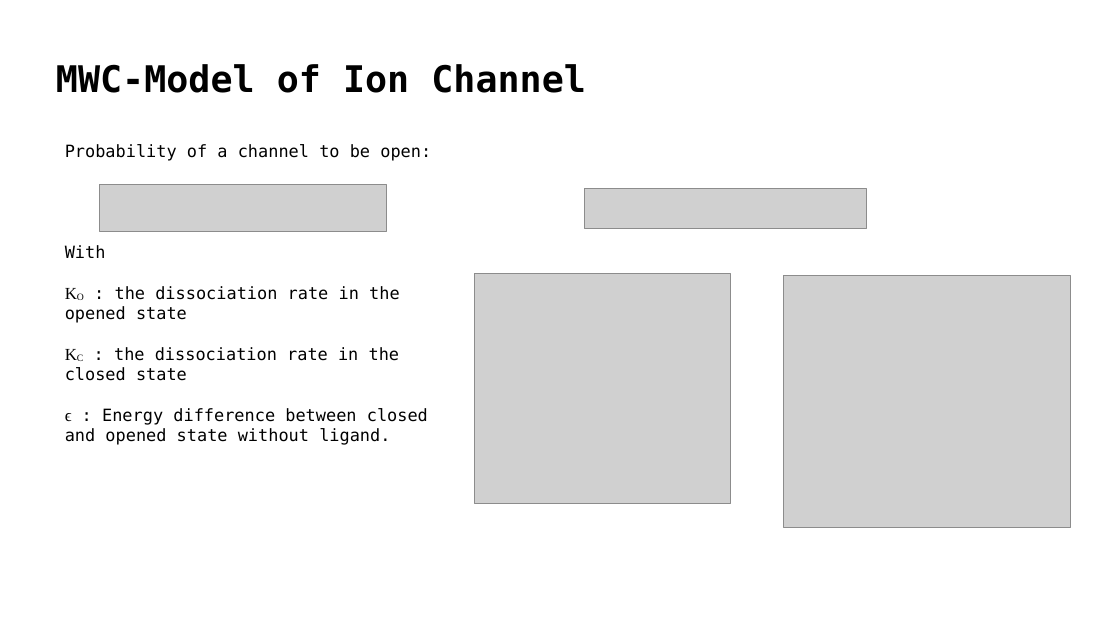
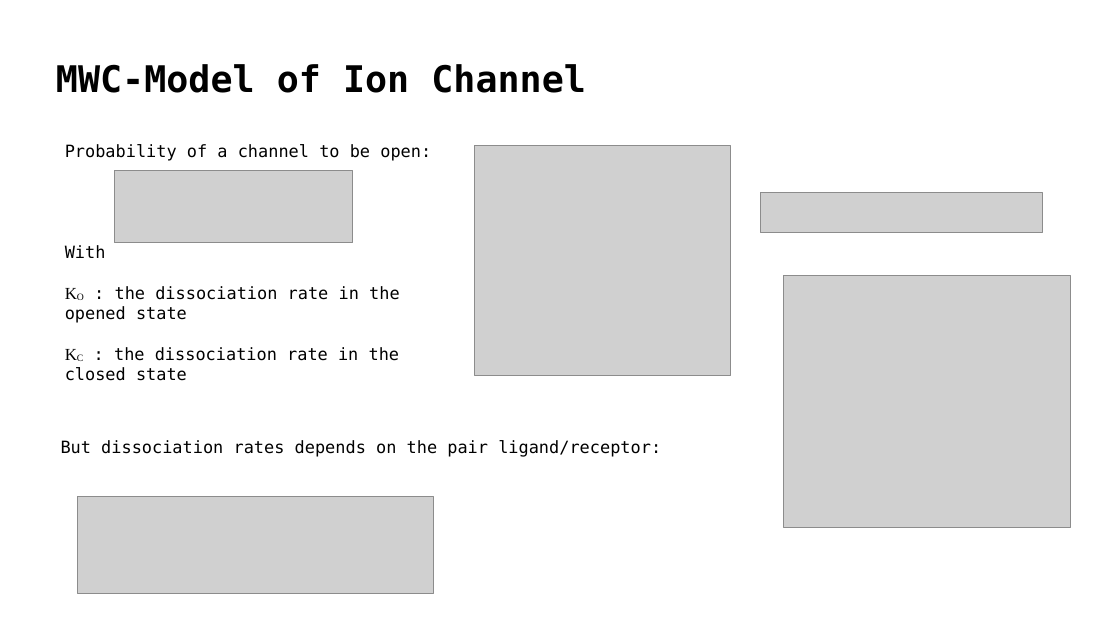
Before and after one commit to HugoLeRoy94/octopus_smelling, a slide deck: slide 6 of presentation/meeting_w_exp_team.odp (slide 7 before the commit). Drawn at 1120x630 pixels with LibreOffice and Linux fonts; fonts in the diff are those of the drawing; grey boxes stand for pictures; background and template pictures are left out. Boxes give left, top, right and bottom in pixels: in the first picture for what was removed or moved away, otherwise in the second. Text is boxed around its words. In the diff, an @@ line names an element or a change of style, - is before the commit and + after.

```diff
--- a/presentation/meeting_w_exp_team.odp
+++ b/presentation/meeting_w_exp_team.odp
@@ picture: place and size @@
-picture at (475, 273, 732, 503)
+picture at (475, 146, 732, 376)
@@ picture: place and size @@
-picture at (100, 185, 386, 233)
+picture at (115, 171, 354, 243)
@@ picture: place and size @@
-picture at (585, 189, 867, 229)
+picture at (761, 193, 1043, 233)
@@ text at (65, 408, 428, 445): paragraph removed @@
-ϵ : Energy difference between closed and opened state without ligand.
@@ text added at (61, 440, 661, 457), 12 pt, text #000000 @@
+But dissociation rates depends on the pair ligand/receptor:
@@ picture added at (77, 496, 433, 594) @@
```
Also in this commit, not shown: 9 other slides changed, 9 slides added, 1 slide removed, 4 other files.
